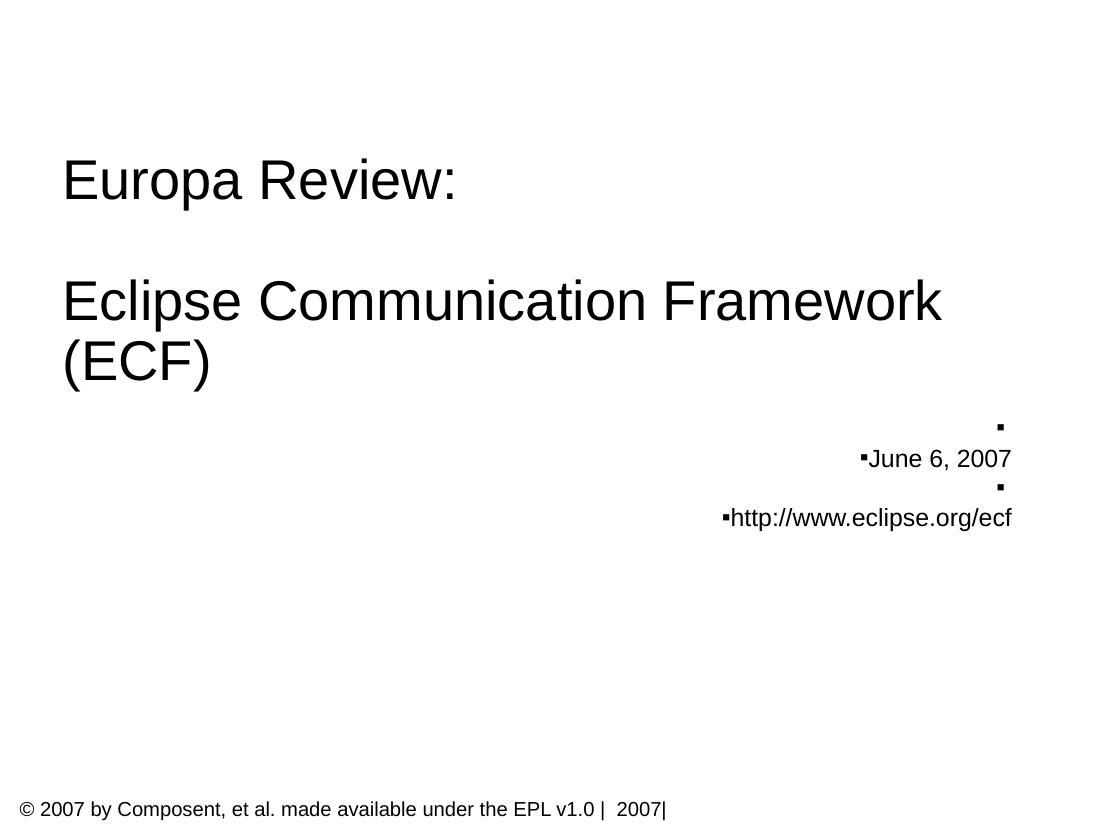
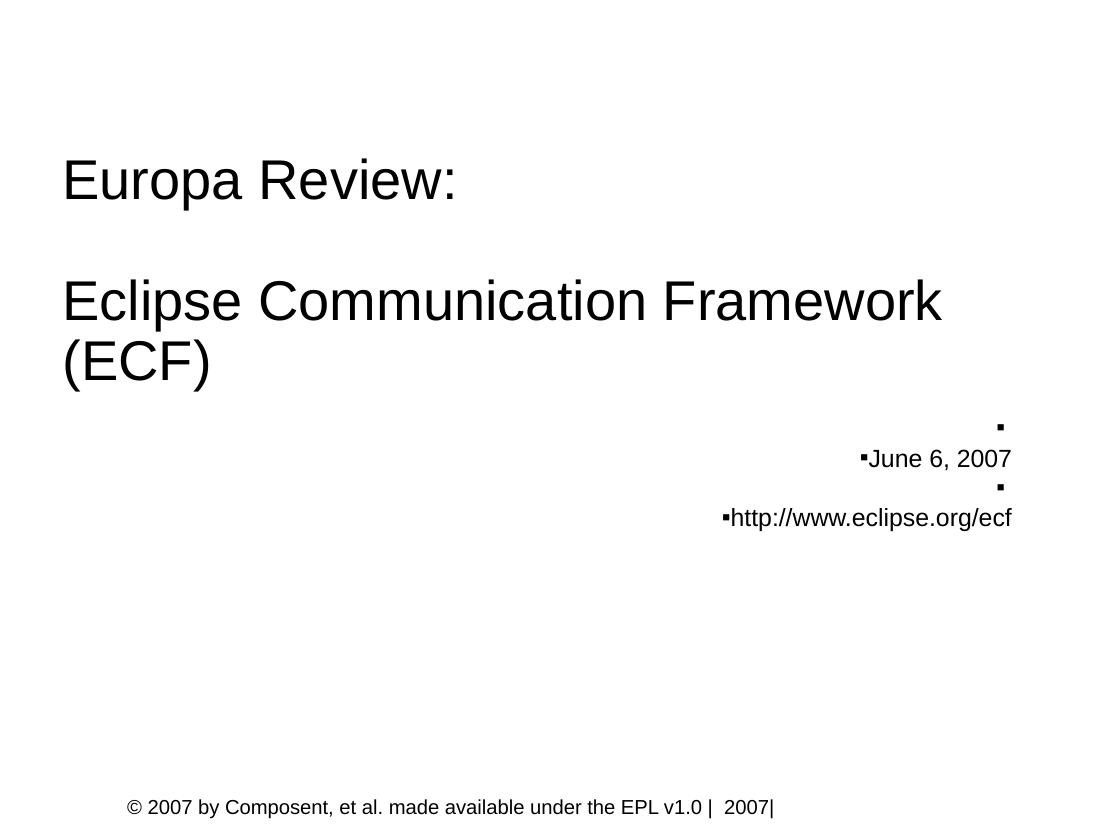
Before and after one commit to eclipse/ecf-website, a slide deck: slide 1 of reviews/ECF_Europa_Review.odp. Drawn at 1120x840 pixels with LibreOffice and Linux fonts; fonts in the diff are those of the drawing; background and template pictures are left out. Boxes give left, top, right and bottom in pixels: in the first picture for what was removed or moved away, otherwise in the second. Text is boxed around its words. In the diff, an @@ line names an element or a change of style, - is before the commit and + after.

Commit message:
Update to Europa Review Slides

```diff
--- a/reviews/ECF_Europa_Review.odp
+++ b/reviews/ECF_Europa_Review.odp
@@ text "© 2007 by Composent, et ...": place and size @@
-text "© 2007 by Composent, et ..." at (40, 801, 667, 821)
+text "© 2007 by Composent, et ..." at (148, 799, 774, 819)
```
Also in this commit, not shown: 4 other slides changed, 1 slide added, 1 other file.
